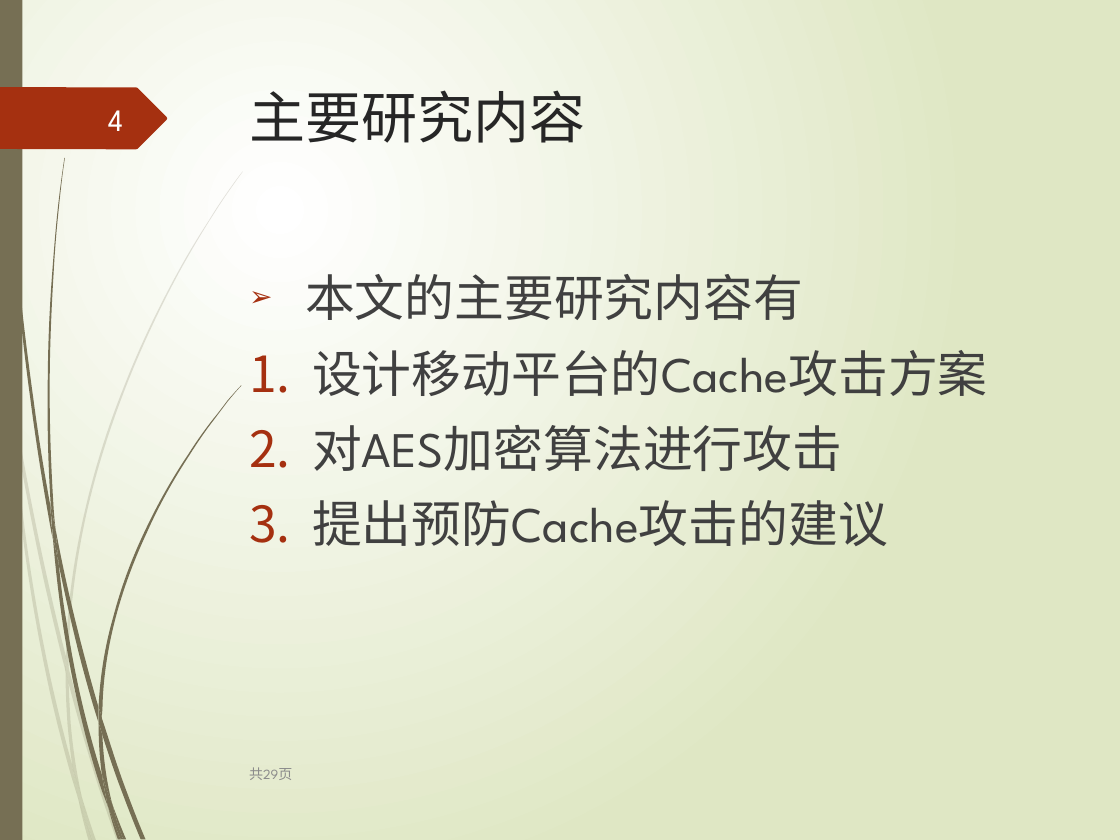
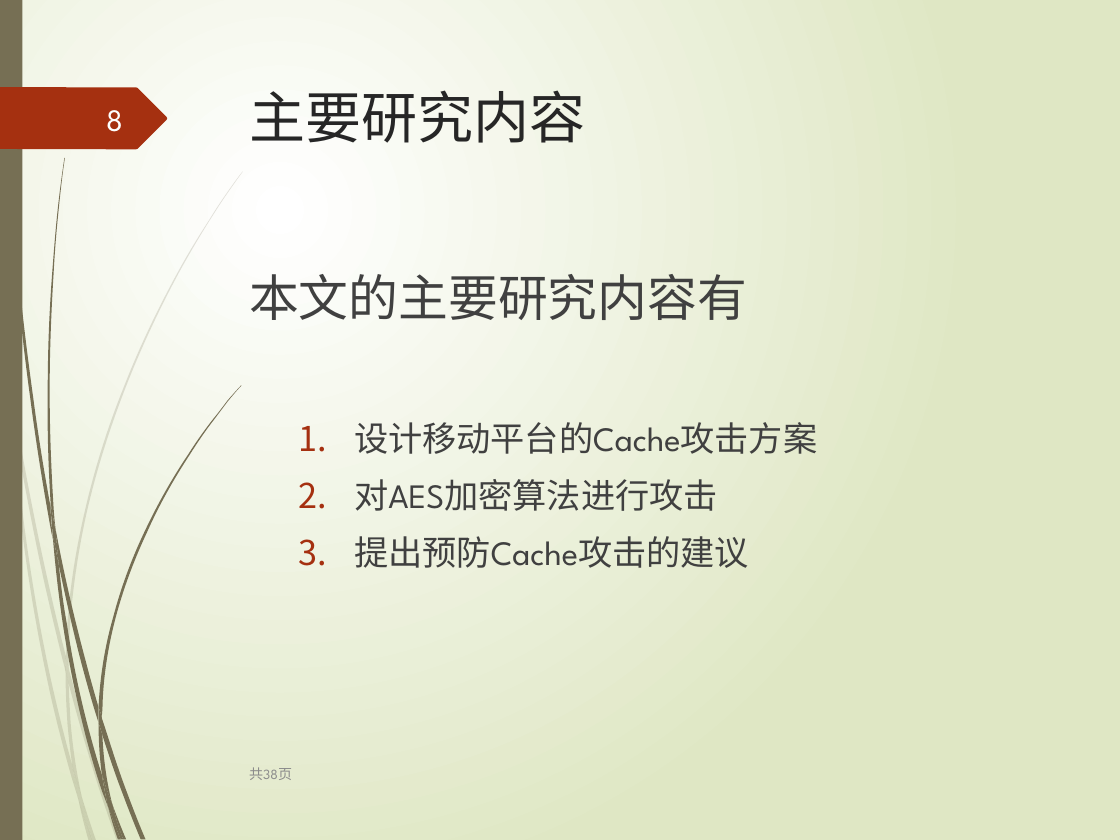
Before and after one commit to leborn0101/graduation, a slide deck: slide 8 of 毕业答辩.pptx (slide 4 before the commit). Drawn at 1120x840 pixels with LibreOffice and Linux fonts; fonts in the diff are those of the drawing. Boxes give left, top, right and bottom in pixels: in the first picture for what was removed or moved away, otherwise in the second. Text is boxed around its words. In the diff, an @@ line names an element or a change of style, - is before the commit and + after.

```diff
--- a/毕业答辩.pptx
+++ b/毕业答辩.pptx
@@ page number at bbox=[106, 110, 123, 132]: text changed @@
-4
+8
@@ text "本文的主要研究内容有" at bbox=[249, 274, 817, 568]: size 32 to 22 pt in "设计移动平台的Cache攻击方案", "对AES加密算法进行攻击", "提出预防Cache攻击的建议"; bullet ➢ to none; list level 1 to 2 in "设计移动平台的Cache攻击方案"; list level 1 to 2 in "对AES加密算法进行攻击"; list level 1 to 2 in "提出预防Cache攻击的建议" @@
@@ text at bbox=[249, 767, 292, 780]: text changed @@
-共29页
+共38页
```
Also in this commit, not shown: 19 other slides changed, 18 slides added, 9 slides removed, 1 other file.
